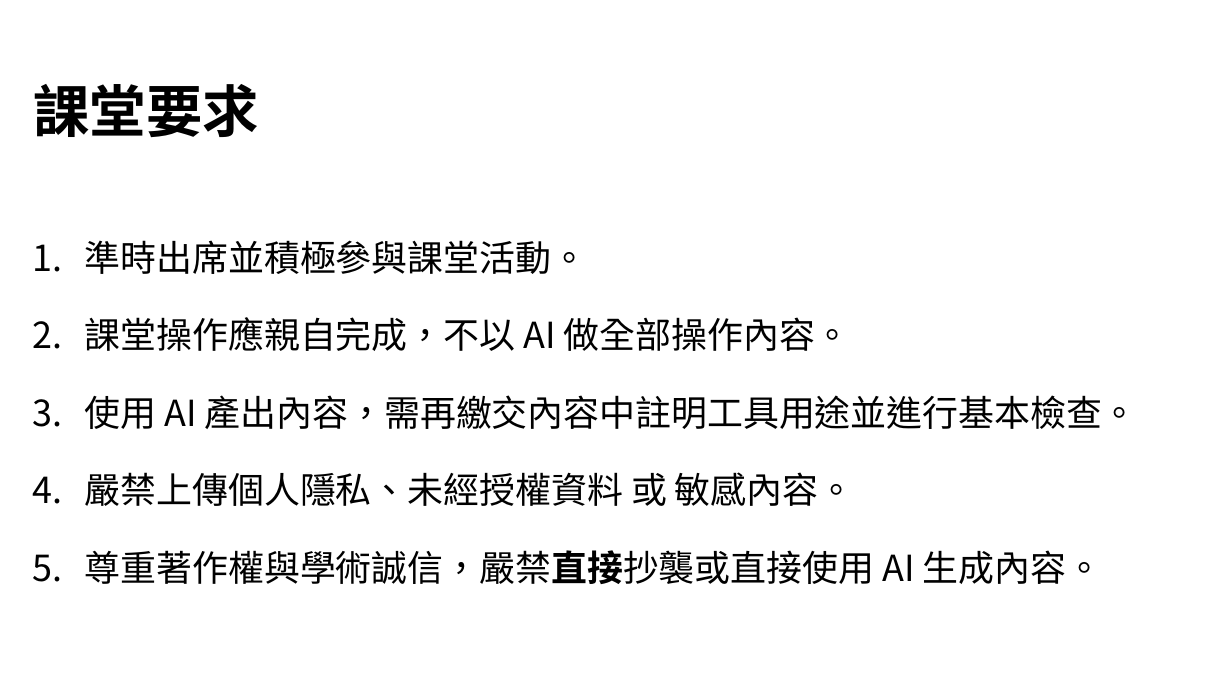
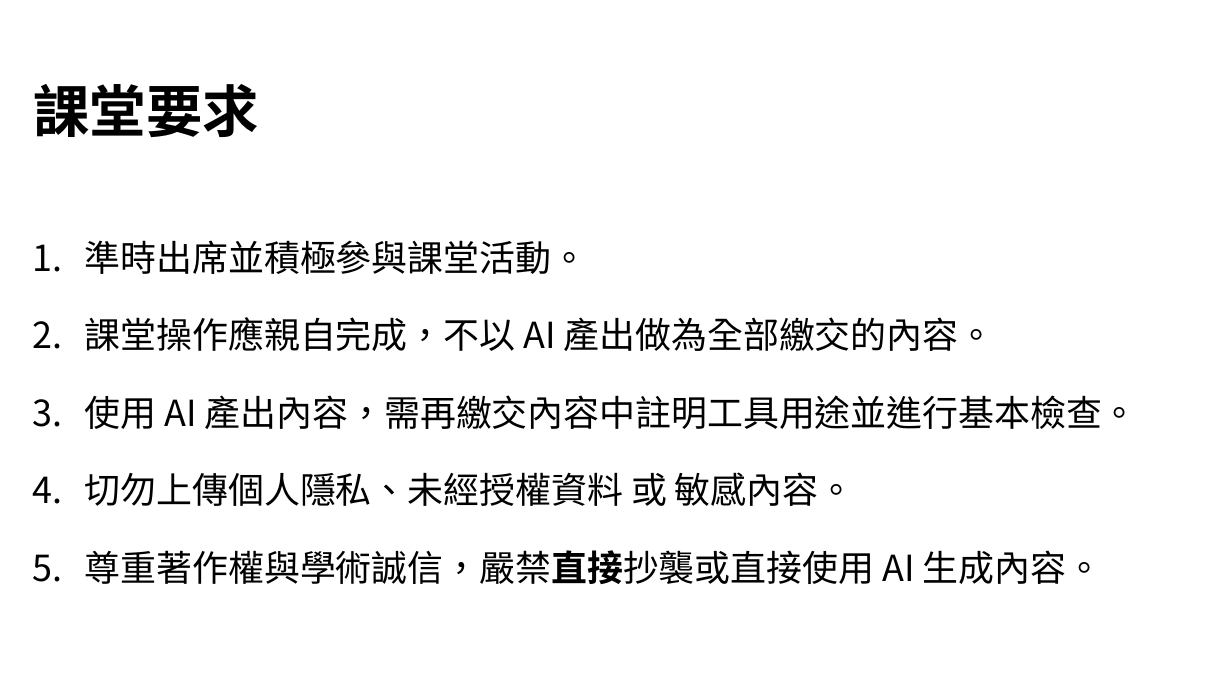
Before and after one commit to hsuancheyang/115-1-AI_Fundamentals, a slide deck: slide 5 of powerpoints/AI基礎素養.pptx. Drawn at 1232x693 pixels with LibreOffice and Linux fonts; fonts in the diff are those of the drawing; background and template pictures are left out. Boxes give left, top, right and bottom in pixels: in the first picture for what was removed or moved away, otherwise in the second. Text is boxed around its words. In the diff, an @@ line names an element or a change of style, - is before the commit and + after.

```diff
--- a/powerpoints/AI基礎素養.pptx
+++ b/powerpoints/AI基礎素養.pptx
@@ text at box(85, 317, 995, 351): text changed @@
-2. 課堂操作應親自完成，不以 AI 做全部操作內容。
+2. 課堂操作應親自完成，不以 AI 產出做為全部繳交的內容。
@@ text at box(85, 472, 854, 506): text changed @@
-4. 嚴禁上傳個人隱私、未經授權資料 或 敏感內容。
+4. 切勿上傳個人隱私、未經授權資料 或 敏感內容。
```
Also in this commit, not shown: 2 other slides changed, 2 other files.
